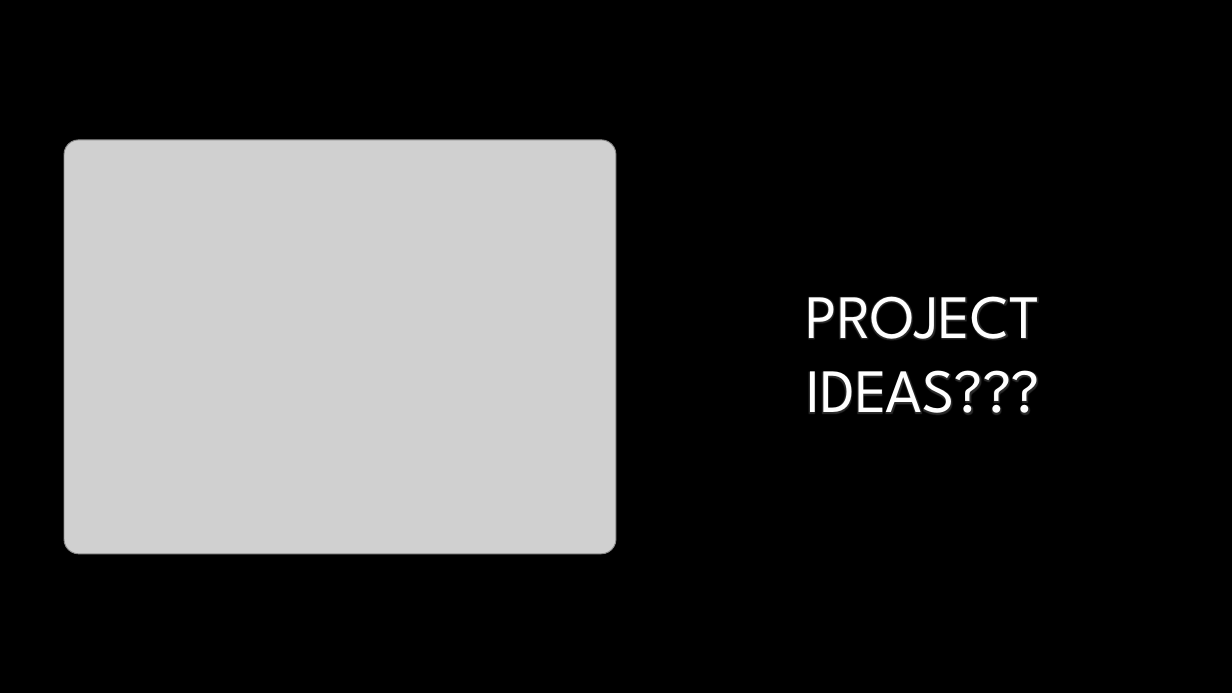
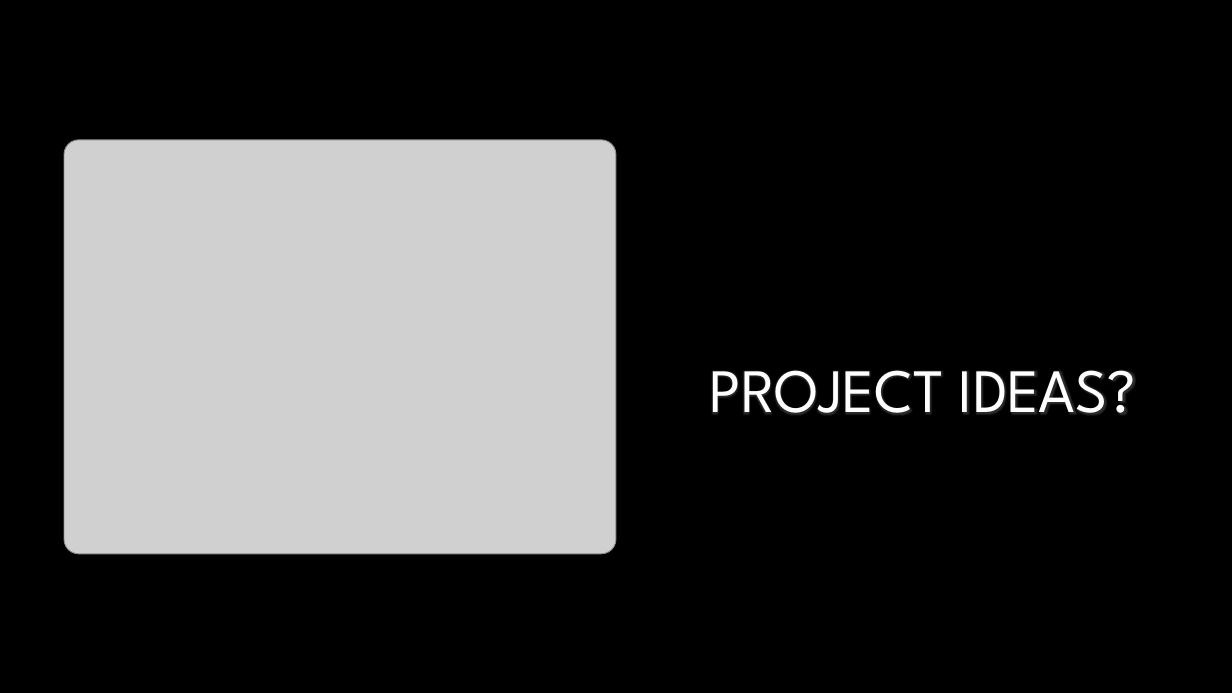
Before and after one commit to cjskalla/Sports-Analytics-SIG, a slide deck: slide 9 of Meeting Info/9-3.pptx (slide 7 before the commit). Drawn at 1232x693 pixels with LibreOffice and Linux fonts; fonts in the diff are those of the drawing; grey boxes stand for pictures; background and template pictures are left out. Boxes give left, top, right and bottom in pixels: in the first picture for what was removed or moved away, otherwise in the second. Text is boxed around its words. In the diff, an @@ line names an element or a change of style, - is before the commit and + after.

```diff
--- a/Meeting Info/9-3.pptx
+++ b/Meeting Info/9-3.pptx
@@ title at (710,370,1136,414): text changed @@
-PROJECT IDEAS???
+PROJECT IDEAS?
```
Also in this commit, not shown: 5 other slides changed, 2 slides added, 2 other files.
